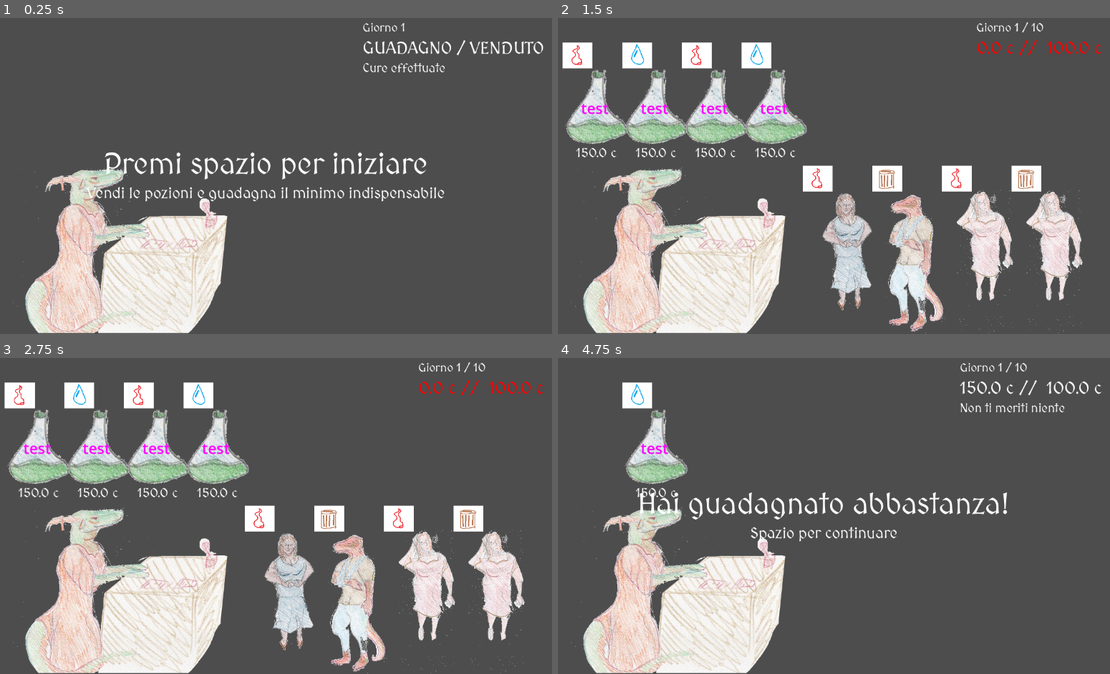
Above: before the commit, frames 1-4 (two rows, left to right).
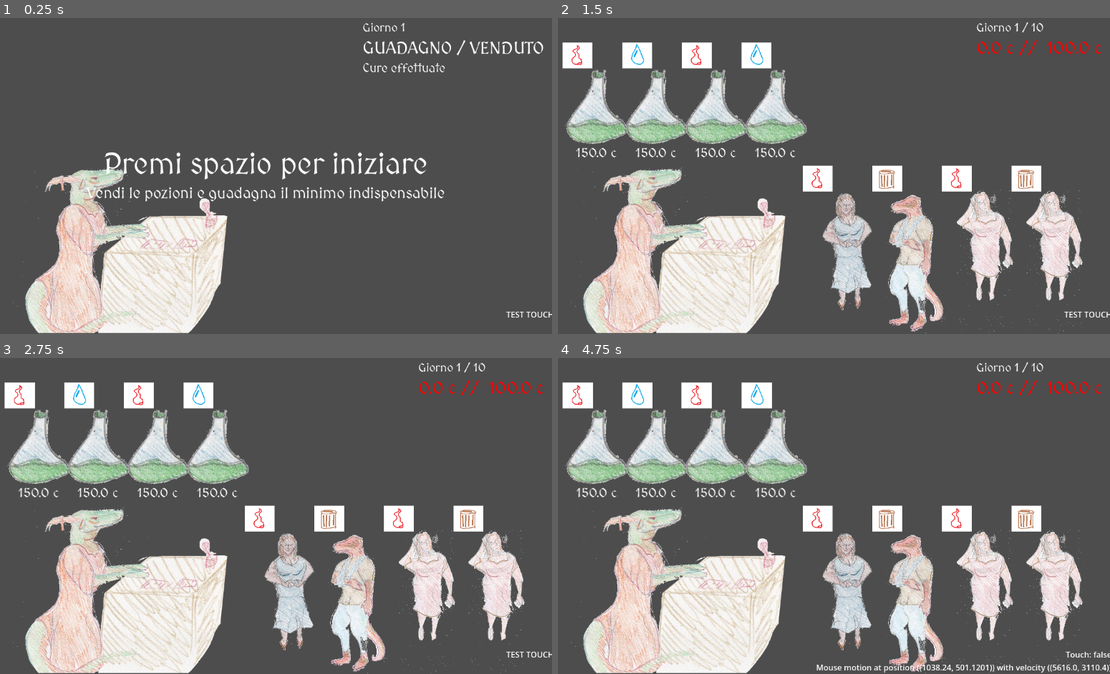
Above: after the commit, the same moments.

Repository: MLisanti/moonbrew_shop
Game: Godot game, scene res://scene/main.tscn
The game is run twice, just before and just after one commit, with the same random seed, the same clock (stepped at 60 frames per second) and the same inputs.
Inputs (mouse positions are in pixels of both pictures, inside the frame that each line leads up to):
- Up to frame 1 (0.25 s): no input
- Up to frame 2 (1.5 s): tap Enter at 0.5 s; move the mouse to (949, 157) at 0.52 s; press the mouse at (949, 157) at 0.53 s; release the mouse at (949, 157) at 1.25 s; tap Space (conferma) at 1.25 s; drag from (707, 188) to (795, 236) at 1.27 s
- Up to frame 3 (2.75 s): tap Enter at 2 s; move the mouse to (38, 449) at 2.02 s; press the mouse at (38, 449) at 2.03 s; tap Space (conferma) at 2.1 s
- Up to frame 4 (4.75 s): release the mouse at (596, 449) at 2.75 s; tap Space (conferma) at 2.75 s; drag from (651, 449) to (916, 601) at 2.77 s; tap Enter at 3.5 s; drag from (712, 449) to (1054, 601) at 3.52 s; drag from (773, 449) to (1054, 601) at 4.27 s

The runs differ from the first frame. In frame 1, less than 0.1% of the frame differs, in the area x 91-100%, y 92-95%; in frame 2, 0.4%; in frame 3, 0.4%; in frame 4, 18%, in the area x 0-100%, y 1-100%.

Commit message:
fix drag; they were introduced some bugs due to github scan

Diff:
--- a/project.godot
+++ b/project.godot
@@ -32,6 +32,16 @@
 ]
 }
 
+[input_devices]
+
+pointing/emulate_mouse_from_touch=false
+
+[layer_names]
+
+2d_physics/layer_1="pozioni"
+2d_physics/layer_2="clienti"
+2d_physics/layer_3="altri_oggetti"
+
 [physics]
 
 3d/physics_engine="Jolt Physics"
--- a/scene/cliente.tscn
+++ b/scene/cliente.tscn
@@ -37,6 +37,7 @@
 size = Vector2(135, 131)
 
 [node name="cliente" type="Area2D" unique_id=1132467231]
+collision_layer = 2
 script = ExtResource("1_ave0m")
 
 [node name="grafica_cliente" type="AnimatedSprite2D" parent="." unique_id=2095076299]
--- a/scene/main.gd
+++ b/scene/main.gd
@@ -1,4 +1,6 @@
 extends Node2D
+
+#https://www.youtube.com/watch?v=YGqq58-CN-A
 
 @export var moneyGoal:float = 100
 var moneyGain:float = 0
@@ -9,7 +11,13 @@
 """
 bugs:
 	- ad inizio livello controllare se esiste almeno una combinazione possibile
-	- una pozione può essere posata su più clienti e li cura tutti e due
+	- una pozione può essere posata su più clienti e li cura tutti e due:
+		spostare pozione ed evidenziare cliente che cura.
+
+	- UI:
+		- grafica
+		- suoni
+		- musica
 """
 
 var _livello = 1
@@ -118,6 +126,7 @@
 		maskGrab[nodo.grabIndex] = "1"
 		nodo.grabPermission = true
 
+
 func _on_grab_end(nodo:Node2D):
 	maskGrab[nodo.grabIndex] = "0"
 
@@ -229,3 +238,9 @@
 		lblMoney.set("theme_override_colors/font_color", Color.RED)
 	else:
 		lblMoney.set("theme_override_colors/font_color", Color.WHITE)
+
+
+func _on_area_2d_input_event(viewport, event: InputEvent, shape_idx):
+	#if(event is InputEventScreenTouch):
+
+	$Area2D/lblStatoInput.text = "Touch: " + str(event.is_pressed()) + "\n" + event.as_text()
--- a/scene/main.tscn
+++ b/scene/main.tscn
@@ -5,6 +5,9 @@
 [ext_resource type="Texture2D" uid="uid://bu44hocddxgv5" path="res://immagini/clienti/bancone.png" id="3_brvut"]
 [ext_resource type="PackedScene" uid="uid://bg3a1fnlwgjk3" path="res://scene/helper_elementi.tscn" id="3_wp4xf"]
 [ext_resource type="Theme" uid="uid://di87sdcr01o5v" path="res://tema_ui.tres" id="4_0ha60"]
+
+[sub_resource type="RectangleShape2D" id="RectangleShape2D_0ha60"]
+size = Vector2(362, 279)
 
 [node name="main" type="Node2D" unique_id=386386039]
 script = ExtResource("1_p1hux")
@@ -91,3 +94,28 @@
 
 [node name="tmrCooldown" type="Timer" parent="." unique_id=1034026072]
 one_shot = true
+
+[node name="Area2D" type="Area2D" parent="." unique_id=1912468712]
+position = Vector2(810, 379)
+
+[node name="lblStatoInput" type="Label" parent="Area2D" unique_id=1516874724]
+anchors_preset = 3
+anchor_left = 1.0
+anchor_top = 1.0
+anchor_right = 1.0
+anchor_bottom = 1.0
+offset_left = 250.0
+offset_top = 218.0
+offset_right = 346.0
+offset_bottom = 267.0
+grow_horizontal = 0
+grow_vertical = 0
+size_flags_horizontal = 8
+text = "TEST TOUCH"
+horizontal_alignment = 2
+
+[node name="CollisionShape2D" type="CollisionShape2D" parent="Area2D" unique_id=1503405931]
+position = Vector2(171, 129.5)
+shape = SubResource("RectangleShape2D_0ha60")
+
+[connection signal="input_event" from="Area2D" to="." method="_on_area_2d_input_event"]
--- a/scene/pozione.gd
+++ b/scene/pozione.gd
@@ -5,7 +5,8 @@
 var _mouseInPosition:bool = false
 signal grab_start(node:Node2D)
 signal grab_end(node:Node2D)
-var _grabStarted = false
+var _dragging = false
+const _radius_drag:int = 50
 var grabPermission = false
 var grabIndex = 0
 
@@ -52,22 +53,7 @@
 
 # Called every frame. 'delta' is the elapsed time since the previous frame.
 func _process(_delta):
-
-
-	var mouse_position = get_viewport().get_mouse_position()
-	if(_grabStarted == false and _mouseInPosition and Input.is_action_pressed("click")):
-		_grabStarted = true
-		grab_start.emit(self)
-
-	if(_grabStarted and grabPermission):
-		self.position = mouse_position
-
-	if(_grabStarted and Input.is_action_just_released("click")):
-		_grabStarted = false
-		grabPermission = false
-		grab_end.emit(self)
-
-
+	pass
 
 func _on_mouse_entered():
 	_mouseInPosition = true
@@ -76,6 +62,48 @@
 	_mouseInPosition = false
 
 
-func _on_input_event(viewport, event, shape_idx):
+func _on_input_event(_viewport, event:InputEvent, _shape_idx):
+
+	#touch
 	if(event is InputEventScreenTouch):
-		print("Touch: ", event.is_pressed())
+		if((event.position - self.global_position).length() < _radius_drag):
+			if(not _dragging and event.pressed):
+				_dragging = true
+				grab_start.emit(self)
+			if(_dragging and not event.pressed):
+				_dragging = false
+				grab_end.emit(self)
+
+	#mouse
+	if(event is InputEventMouseButton and event.button_index == MOUSE_BUTTON_LEFT):
+		if((self.global_position - event.position).length() < _radius_drag):
+			if(not _dragging and event.pressed):
+				_dragging = true
+				grab_start.emit(self)
+				#print("Partito Grab")
+			if(_dragging and not event.pressed):
+				_dragging = false
+				grab_end.emit(self)
+				#print("Fine Grab")
+
+
+	#drag
+	if(_dragging):
+		self.global_position = event.position
+
+	"""
+	if(not _grabStarted and event.is_pressed()):
+		_grabStarted = true
+		grab_start.emit(self)
+		print("Partito Grab")
+
+	if(_grabStarted and grabPermission):
+		self.position = event.position
+		print("Continua")
+
+	if(grabPermission and event.is_canceled()):
+		_grabStarted = false
+		grabPermission = false
+		grab_end.emit(self)
+		print("Fine Grab")
+	"""
--- a/scene/pozione.tscn
+++ b/scene/pozione.tscn
@@ -38,6 +38,7 @@
 height = 120.0
 
 [node name="pozione" type="Area2D" unique_id=1292925384]
+collision_mask = 2
 script = ExtResource("1_3qbha")
 
 [node name="grafica_pozione" type="AnimatedSprite2D" parent="." unique_id=943024140]
@@ -59,6 +60,7 @@
 horizontal_alignment = 1
 
 [node name="lblDebug" type="Label" parent="." unique_id=560259839]
+visible = false
 anchors_preset = 8
 anchor_left = 0.5
 anchor_top = 0.5
